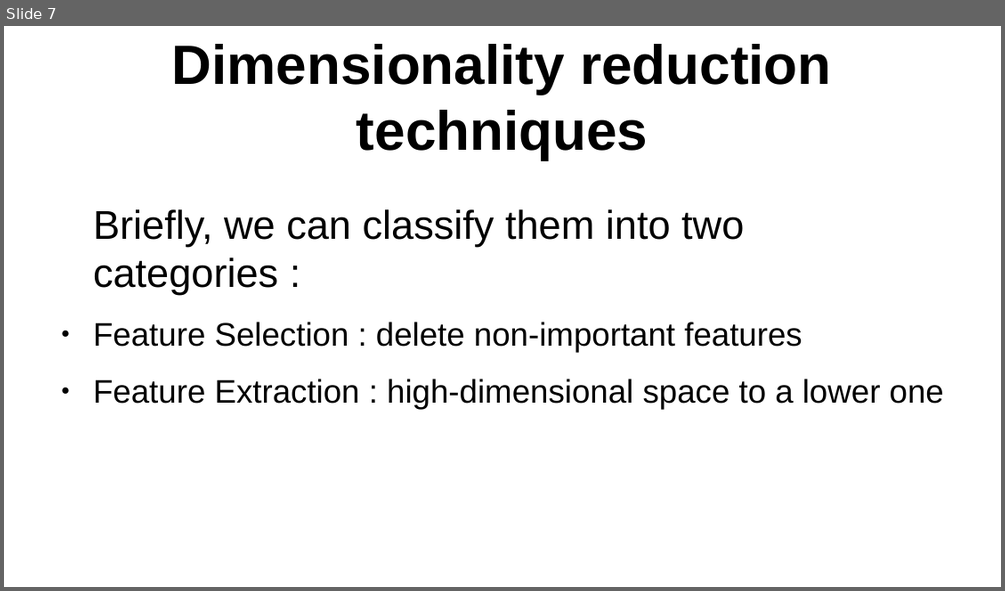
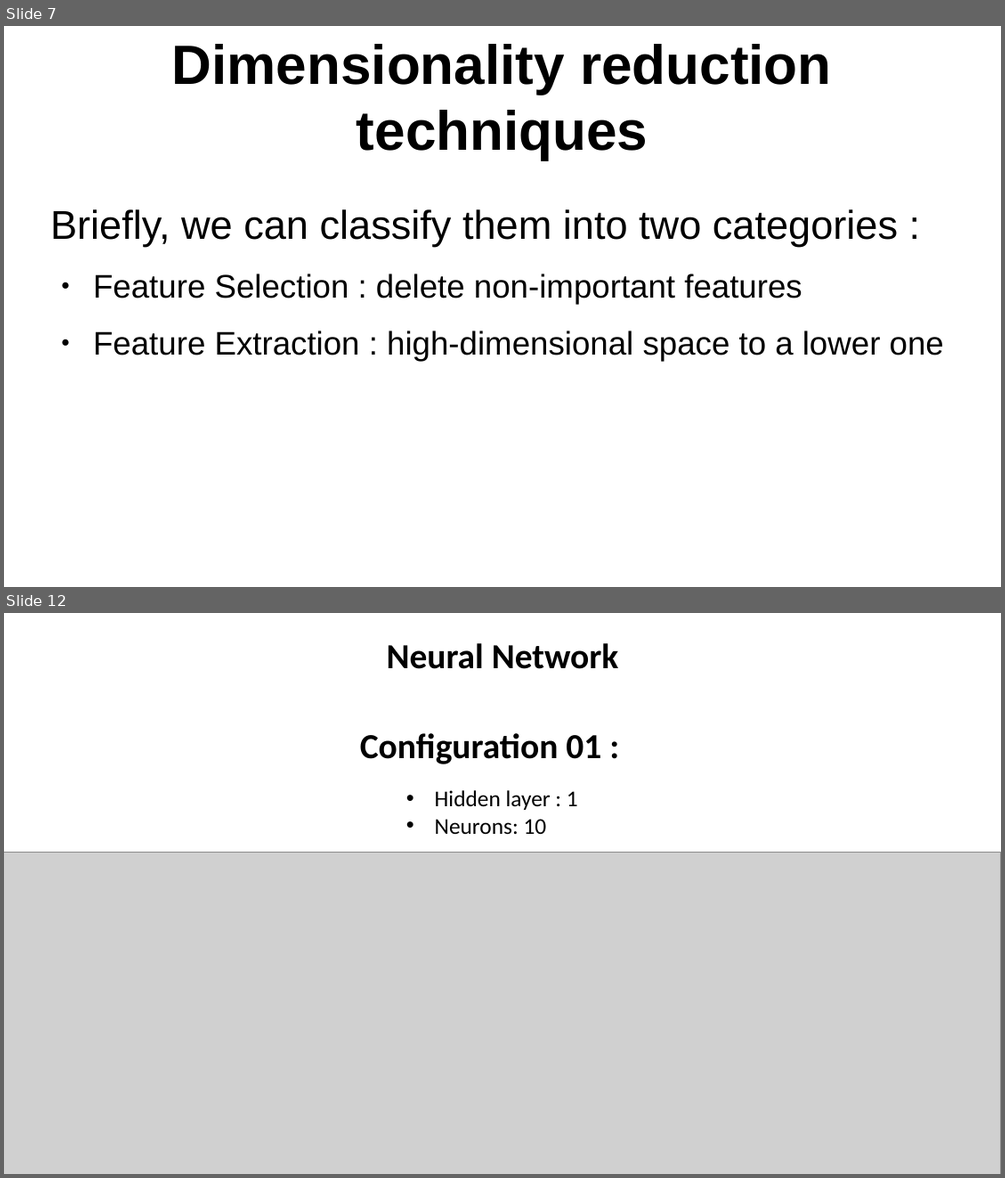
Before and after one commit to whalit/SFML-Project, a slide deck: presentation_Project.odp. Shown one above the other, each under a label of ours: slide 7 before the commit, slides 7 and 12 after it; the slides between them are not shown. The pictures are 1005x591 and 1005x1178 pixels, drawn with LibreOffice and Linux fonts; fonts in the diff are those of the drawing; grey boxes stand for pictures. Boxes give left, top, right and bottom in pixels: in the first picture for what was removed or moved away, otherwise in the second. Text is boxed around its words. In the diff, an @@ line names an element or a change of style, - is before the commit and + after.

```diff
--- a/presentation_Project.odp
+++ b/presentation_Project.odp
@@ slide 12 added at (4, 613, 1001, 1174), background #FFFFFF @@
@@ text added at (387, 643, 618, 669), 28 pt, text #000000, bold @@
+Neural Network
@@ text added at (360, 733, 601, 764), 28 pt, text #000000, bold @@
+Configuration 01 :
@@ text added at (435, 790, 578, 835), 18 pt, text #000000 @@
+• Hidden layer : 1
+• Neurons: 10
@@ picture added at (4, 852, 1001, 1174) @@
@@ slide 7 changed as well @@
@@ text "Briefly, we can classify them ..." at (50, 209, 944, 361): indent changed @@
```
Also in this commit, not shown: 4 other slides changed, 6 other slides added.
